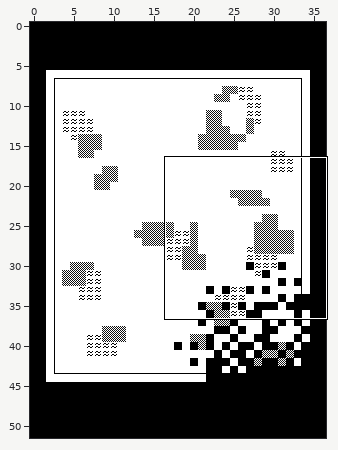
Level history. Tiled map (JSON): assets/tilemaps/menuTilemap.json. The first picture is a wide view before the edit; the outline marks the close-up.
Close-up. Before the commit:
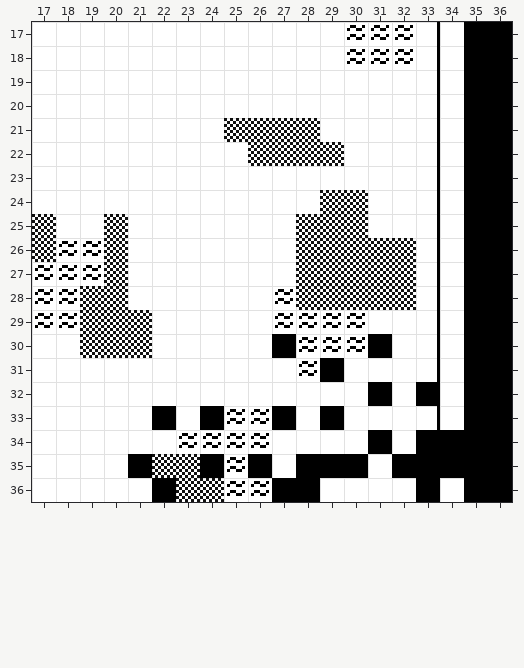
Cells are 8x8 px. Shown: x 17..36, y 17..36. The commit also changed other parts of the map, which this record leaves out.
Now the later version:
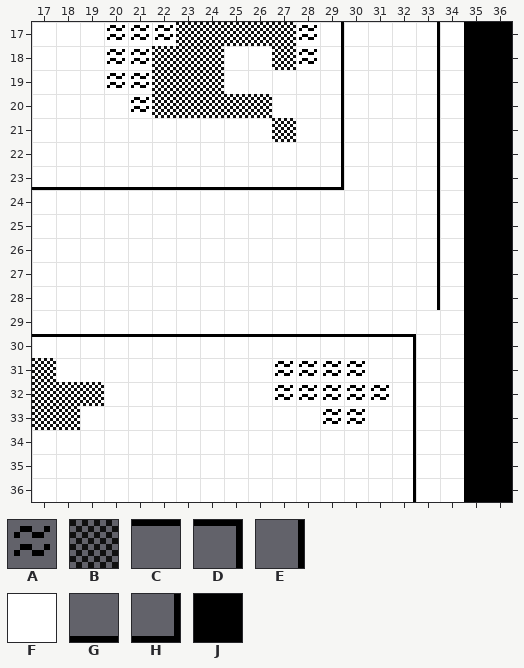
Key: from "clues_tilesheet": A 3, B 4, C 7, D 8, E 13, F 15, G 17, H 18; from "level_tilesheet": J 14.
_ is an empty cell.
Tiles replaced or removed in this view: A, B, E, F, J.
Tiles of an added or newly shown layer are drawn over the layers below it.
The edit:
Changed rows in their new state; . is an unchanged cell.
Layer "YouAreFrame" (now shown):
first column x 17:
17 ............EF
18 ............EF
19 ............E.
20 ............E.
21 ............E.
22 ............E.
23 GGGGGGGGGGGGH.
24 ............FF
first column x 17:
29 FFFFF.....FFFF..F
30 CCCCCCCCCCCCCCCDF
31 ...............EF
32 ...............EF
33 ...............EF
34 ...............EF
35 ...............EF
36 ...............EF
Layer "YouAreCheckers" (now shown):
first column x 22:
17 .BBBBB
18 BBB..B
19 BBB...
20 BBBBB.
first column x 17:
31 B..
32 BBB
33 BB.
Layer "YouAreWaves" (now shown):
first column x 20:
17 AAA.....A
18 AA......A
19 AA.......
20 .A.......
first column x 27:
31 A.AA.
32 AAAAA
33 ..AA.
Layer "ForBackground" (now hidden):
first column x 17:
17 ..._____________..
18 ..._____..______..
19 ..._____...._.....
20 ....______.._.....
21 ........__.__.....
22 .........____.....
23 _____________.....
24 ............__....
25 _.._.......___....
26 ____......._____..
27 ____......._____..
28 ____......______..
29 _____.....____.._.
30 _________________.
31 _........._.__.__.
32 ___......._______.
33 __..._.____.__.__.
34 ......____....____
35 ....______.___.___
36 ....._______...__.
Layer "ForFrame" (now hidden):
first column x 33:
29 _.
30 _.
31 _.
32 _.
33 _.
34 __
35 __
36 _.
Layer "ForCheckers" (now hidden):
first column x 17:
21 ........__._....
22 .........____...
24 ............__..
25 _.._.......___..
26 _.._......._____
27 ..._......._____
28 ..__......._____
29 ..___...........
30 ..___...........
first column x 22:
35 ___
36 ___
Layer "ForWaves" (now hidden):
first column x 30:
17 ___
18 ___
first column x 17:
26 .__...........
27 ___...........
28 __........_...
29 __........____
30 ..........____
31 ............_.
33 ........__....
34 ......____....
35 ........__....
36 ........__....
Layer "ForGlitch" (now hidden):
first column x 21:
30 ......_..._...
31 ........_.....
32 .........._._.
33 ._._.._._.....
34 .........._.__
35 _.._._.___.___
36 ._....__...._.
